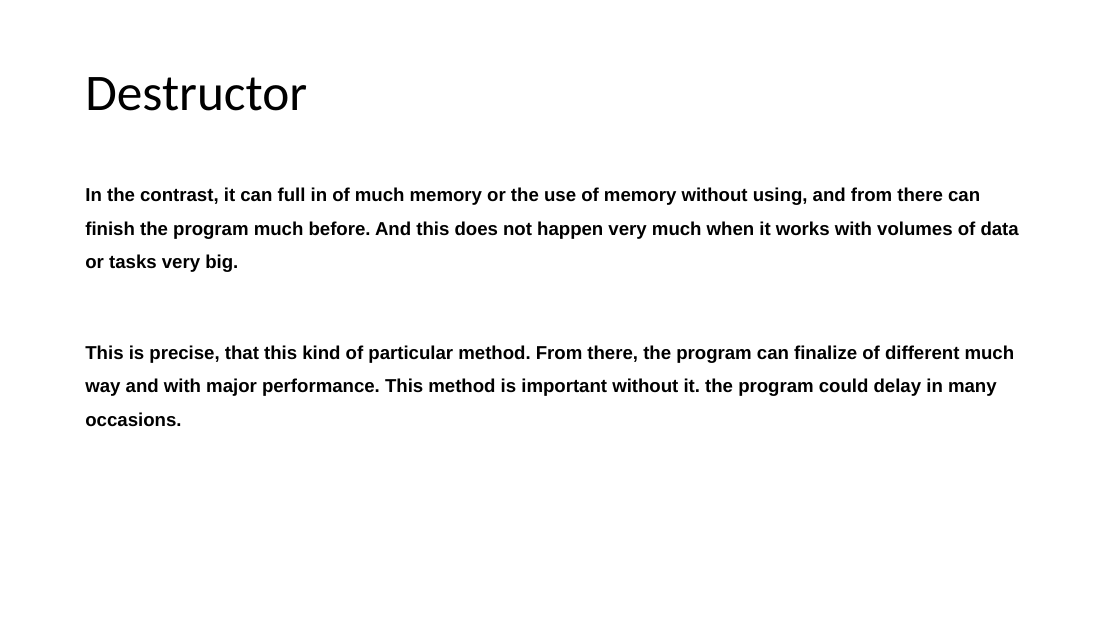
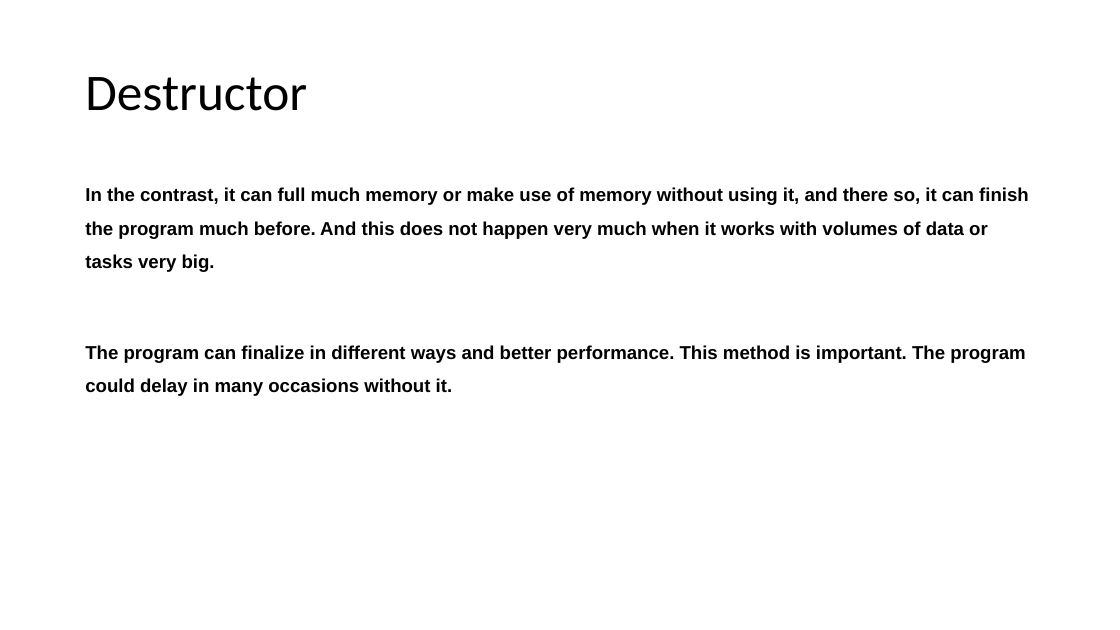
Before and after one commit to abelcondear/course, a slide deck: slide 11 of powerpoint/introduction-course.pptx. Drawn at 1120x630 pixels with LibreOffice and Linux fonts; fonts in the diff are those of the drawing. Boxes give left, top, right and bottom in pixels: in the first picture for what was removed or moved away, otherwise in the second. Text is boxed around its words. In the diff, an @@ line names an element or a change of style, - is before the commit and + after.

```diff
--- a/powerpoint/introduction-course.pptx
+++ b/powerpoint/introduction-course.pptx
@@ text at [85,187,1029,396]: text changed @@
-In the contrast, it can full in of much memory or the use of memory without using, and from there can finish the program much before. And this does not happen very much when it works with volumes of data or tasks very big.
-This is precise, that this kind of particular method. From there, the program can finalize of different much way and with major performance. This method is important without it. the program could delay in many occasions.
+In the contrast, it can full much memory or make use of memory without using it, and there so, it can finish the program much before. And this does not happen very much when it works with volumes of data or tasks very big.
+The program can finalize in different ways and better performance. This method is important. The program could delay in many occasions without it.
```
Also in this commit, not shown: 3 other slides changed, 1 slide added, 4 other files.
